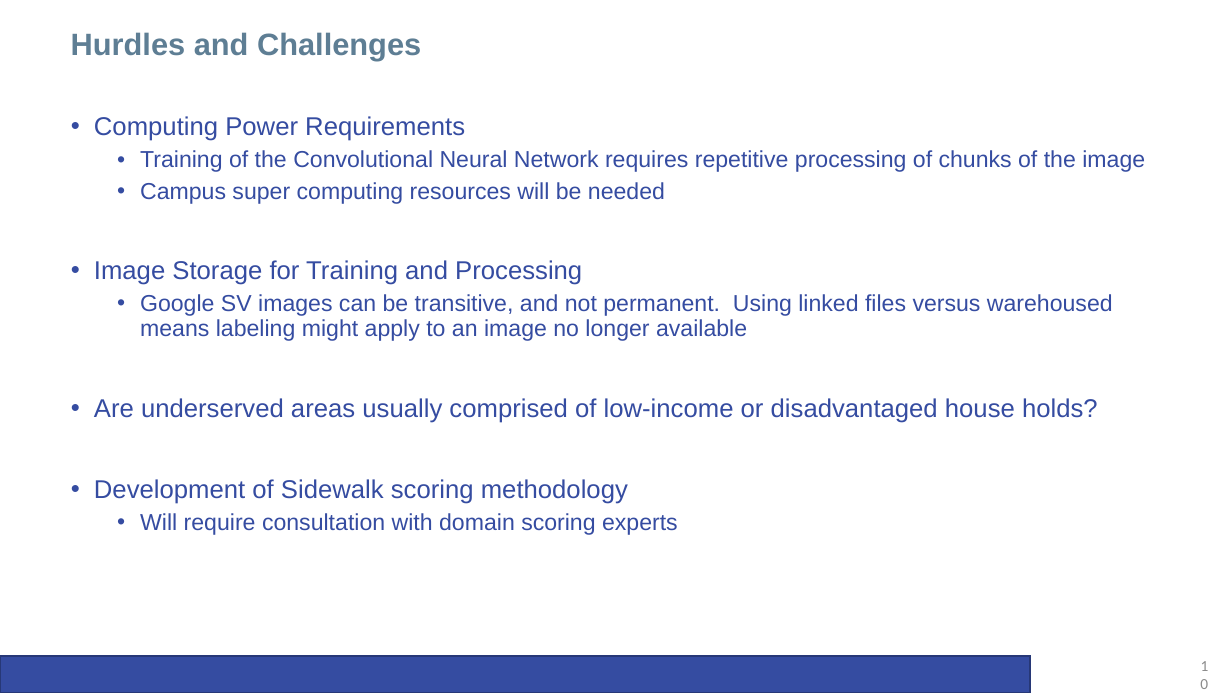
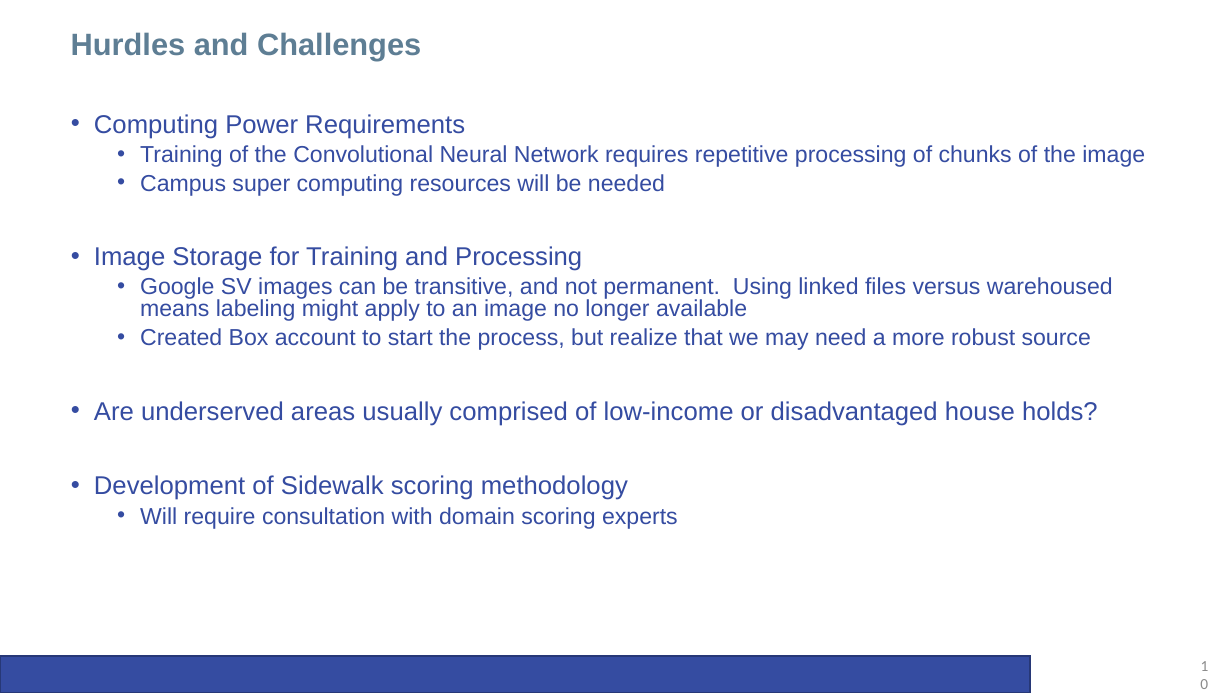
Before and after one commit to anabbott/CapstoneProject, a slide deck: slide 10 of CafeTalks/20170604_CafeTalkIPresentation_v03.pptx. Drawn at 1232x693 pixels with LibreOffice and Linux fonts; fonts in the diff are those of the drawing; background and template pictures are left out. Boxes give left, top, right and bottom in pixels: in the first picture for what was removed or moved away, otherwise in the second. Text is boxed around its words. In the diff, an @@ line names an element or a change of style, - is before the commit and + after.

```diff
--- a/CafeTalks/20170604_CafeTalkIPresentation_v03.pptx
+++ b/CafeTalks/20170604_CafeTalkIPresentation_v03.pptx
@@ text at (x1=94, y1=114, x2=1145, y2=529): line spacing 0.9 to 0.8 @@
@@ text at (x1=140, y1=328, x2=1091, y2=350): paragraph added @@
+  • Created Box account to start the process, but realize that we may need a more robust source
```
Also in this commit, not shown: 5 other slides changed, 2 other files.
